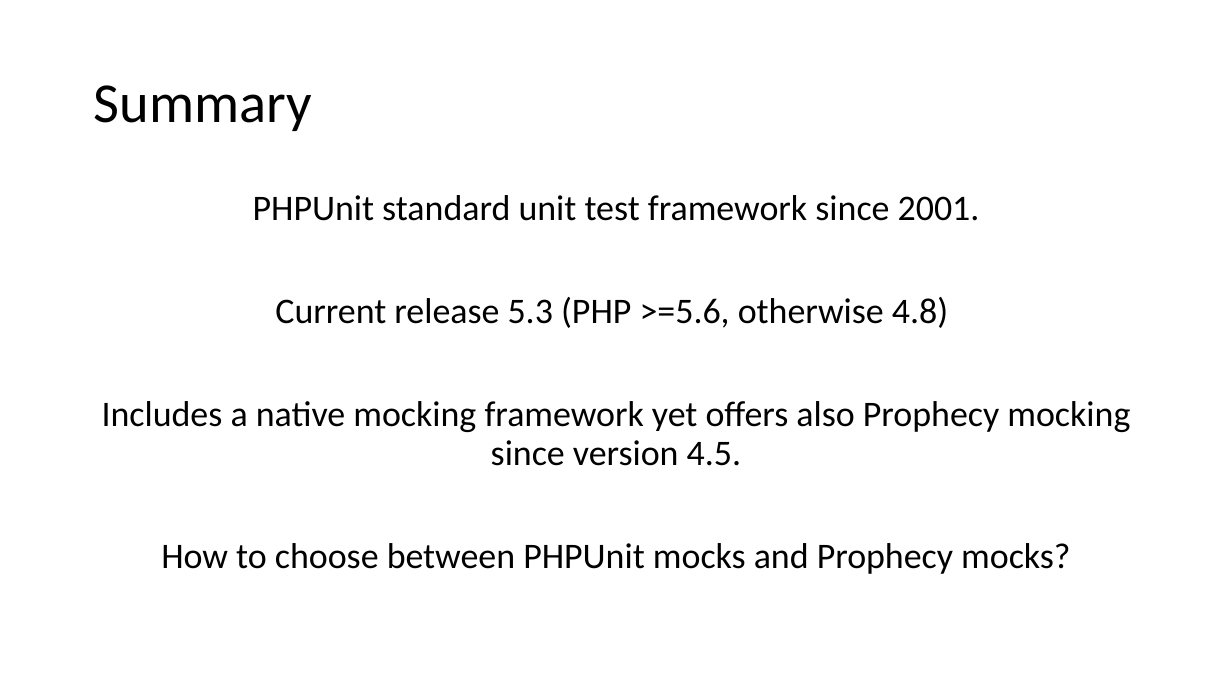
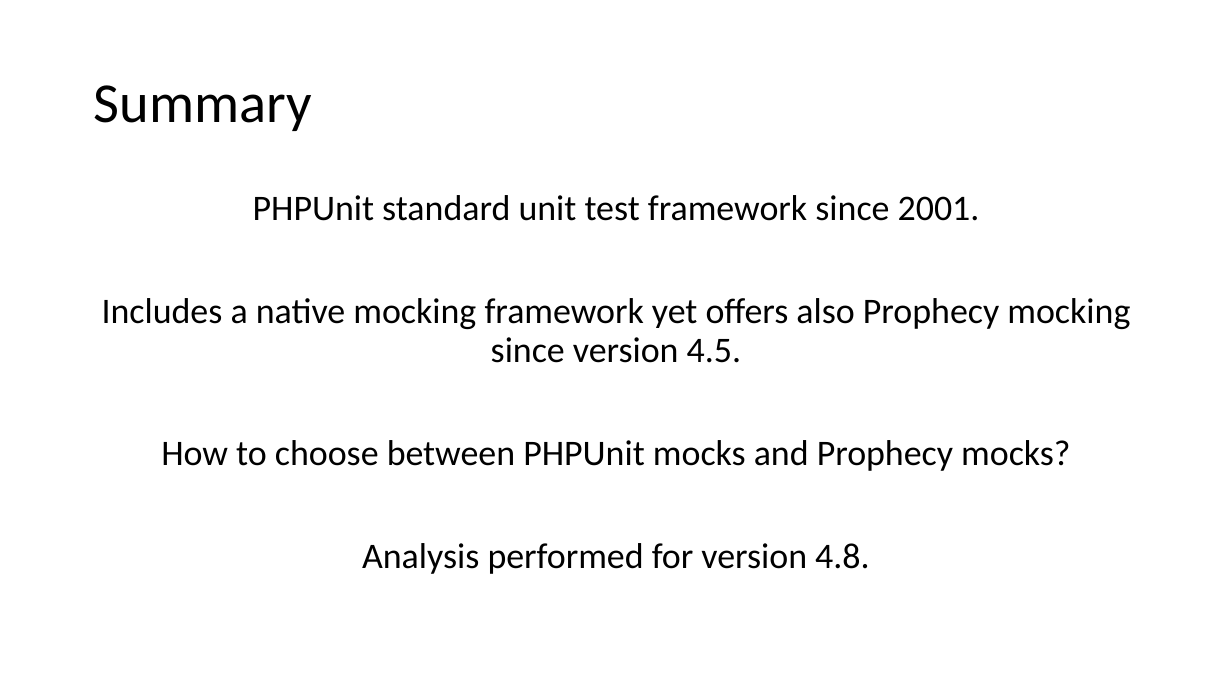
Before and after one commit to docljn/phpunit-or-prophecy-for-mocks, a slide deck: slide 5 of Creating Unit Test Mocks - PHPUnit or Prophecy.odp. Drawn at 1232x693 pixels with LibreOffice and Linux fonts; fonts in the diff are those of the drawing. Boxes give left, top, right and bottom in pixels: in the first picture for what was removed or moved away, otherwise in the second. Text is boxed around its words. In the diff, an @@ line names an element or a change of style, - is before the commit and + after.

```diff
--- a/Creating Unit Test Mocks - PHPUnit or Prophecy.odp
+++ b/Creating Unit Test Mocks - PHPUnit or Prophecy.odp
@@ text at box(275, 297, 948, 328): paragraph removed @@
-Current release 5.3 (PHP >=5.6, otherwise 4.8)
@@ text at box(362, 543, 869, 574): paragraph added @@
+Analysis performed for version 4.8.
```
Also in this commit, not shown: 5 other slides changed, 1 slide added, 1 other file.
